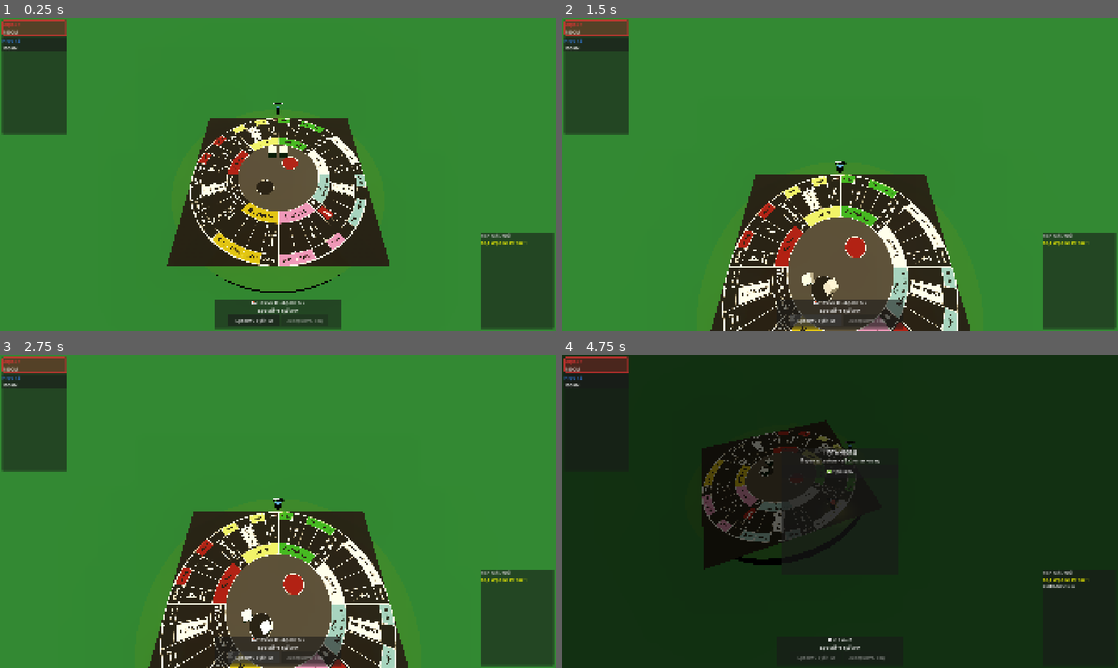
Above: before the commit, frames 1-4 (two rows, left to right).
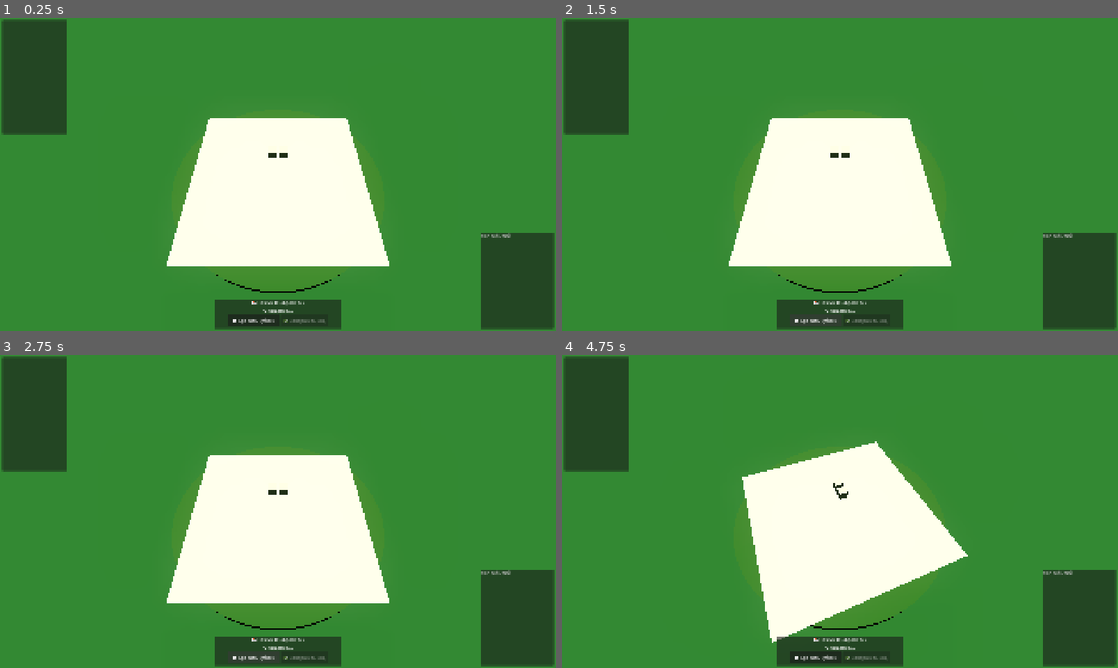
Above: after the commit, the same moments.

Repository: Arnatik76/MonopolyQapshagai
Game: Godot game, scene res://scenes/Main.tscn
The game is run twice, just before and just after one commit, with the same random seed, the same clock (stepped at 60 frames per second) and the same inputs.
Inputs (mouse positions are in pixels of both pictures, inside the frame that each line leads up to):
- Up to frame 1 (0.25 s): no input
- Up to frame 2 (1.5 s): click "Бросить кубики" (after the commit: "🎲 Бросить кубики") at 0.5 s; click "Бросить кубики" (after the commit: "🎲 Бросить кубики") at 1.25 s
- Up to frame 3 (2.75 s): click "Бросить кубики" (after the commit: "🎲 Бросить кубики") at 2 s
- Up to frame 4 (4.75 s): tap Enter at 2.75 s; move the mouse to (962, 495) at 2.77 s; hold Q (rotate_camera_left) 2.78-3.53 s; click (962, 495) at 2.92 s; move the mouse to (728, 527) at 3.52 s; tap E (rotate_camera_right) at 3.6 s; click (728, 527) at 3.67 s; move the mouse to (895, 442) at 4.27 s; hold Q (rotate_camera_left) from 4.28 s (still down); click (895, 442) at 4.42 s

The runs differ from the first frame. In frame 1, 15% of the frame differs, in the area x 0-95%, y 0-98%; in frame 2, 23%; in frame 3, 23%; in frame 4, 99%, in the area x 0-100%, y 0-100%.
Error after the commit: Parse Error: Cannot infer the type of "renderer" variable because the value doesn't have a set type. (res://scripts/game/Board3D.gd:34)

Commit message:
Fix hanging in jail and making an extra move after escaping with a double

Diff:
--- a/scenes/game/Board3D.tscn
+++ b/scenes/game/Board3D.tscn
@@ -1,7 +1,6 @@
 [gd_scene format=3 uid="uid://board3d"]
 
 [ext_resource type="Script" uid="uid://cx6la6eppxya2" path="res://scripts/game/Board3D.gd" id="1_board_script"]
-[ext_resource type="Texture2D" uid="uid://d2k3mcueh3lsa" path="res://assets/textures/Frame 1.png" id="2_h0cip"]
 [ext_resource type="Script" uid="uid://bt64jlqvof30i" path="res://scripts/game/TurnStateMachine.gd" id="2_tsm_script"]
 [ext_resource type="Script" uid="uid://c06dhx57rw6ah" path="res://scripts/game/CameraController.gd" id="3_cam_script"]
 [ext_resource type="PackedScene" uid="uid://diceroller3d" path="res://scenes/game/DiceRoller3D.tscn" id="4_dice"]
@@ -37,7 +36,6 @@
 size = Vector2(10, 10)
 
 [sub_resource type="StandardMaterial3D" id="StandardMaterial3D_kt1dx"]
-albedo_texture = ExtResource("2_h0cip")
 
 [node name="Board3D" type="Node3D" unique_id=433132242 groups=["board"]]
 script = ExtResource("1_board_script")
@@ -59,7 +57,7 @@
 [node name="CellMarkers" type="Node3D" parent="BoardDisc" unique_id=753145805]
 
 [node name="BoardTop" type="MeshInstance3D" parent="BoardDisc" unique_id=733314855]
-transform = Transform3D(1, 0, 0, 0, 1, 0, 0, 0, 1, 0.026, 0.026, 0.026)
+transform = Transform3D(1, 0, 0, 0, 1, 0, 0, 0, 1, 0, 0.026, 0)
 mesh = SubResource("PlaneMesh_qpfse")
 surface_material_override/0 = SubResource("StandardMaterial3D_kt1dx")
 
--- a/scripts/game/Board3D.gd
+++ b/scripts/game/Board3D.gd
@@ -19,8 +19,38 @@
 	SignalBus.player_moved.connect(_on_player_moved)
 	SignalBus.move_player_requested.connect(_on_move_player_requested)
 
-	# Передаём dice_roller машине состояний
 	turn_state_machine.set_dice_roller(dice_roller)
+	_setup_board_texture()
+
+func _setup_board_texture() -> void:
+	# Создаём SubViewport 2048×2048 с процедурной отрисовкой поля
+	var vp := SubViewport.new()
+	vp.name = "BoardViewport"
+	vp.size = Vector2i(2048, 2048)
+	vp.transparent_bg = false
+	vp.render_target_update_mode = SubViewport.UPDATE_ALWAYS
+	add_child(vp)
+
+	var renderer := load("res://scripts/game/BoardRenderer.gd").new()
+	vp.add_child(renderer)
+
+	# Ждём два кадра — SubViewport должен отрендериться
+	await get_tree().process_frame
+	await get_tree().process_frame
+
+	# Применяем текстуру к BoardTop (PlaneMesh поверх диска)
+	var board_top := get_node_or_null("BoardDisc/BoardTop") as MeshInstance3D
+	if board_top:
+		var mat := StandardMaterial3D.new()
+		mat.albedo_texture = vp.get_texture()
+		# Убираем ambient_occlusion чтобы тёмные участки не были слишком тёмными
+		mat.shading_mode = BaseMaterial3D.SHADING_MODE_UNSHADED
+		board_top.set_surface_override_material(0, mat)
+		# После применения можно остановить обновление (поле статично)
+		vp.render_target_update_mode = SubViewport.UPDATE_ONCE
+		print("Board3D: текстура поля применена")
+	else:
+		push_error("Board3D: нода BoardDisc/BoardTop не найдена")
 
 func spawn_tokens() -> void:
 	# Вызывается после setup_players() в PlayerManager
--- /dev/null
+++ b/scripts/game/BoardRenderer.gd
@@ -0,0 +1,260 @@
+extends Node2D
+
+# Рисует игровое поле процедурно в SubViewport 2048×2048
+
+const CENTER     := Vector2(1024.0, 1024.0)
+const R_OUTER    := 950.0   # внешний край клеток
+const R_STRIPE   :=  855.0  # цветная полоса группы (для PROPERTY)
+const R_INNER    :=  330.0  # внутренний край клеток / граница центра
+const R_TEXT     :=  640.0  # радиус текста названия
+const CELL_COUNT := 36
+const CELL_ANGLE := TAU / CELL_COUNT
+const ARC_SEGS   := 14      # точность дуг
+
+const BORDER_COL  := Color(0.08, 0.08, 0.08, 1.0)
+const BORDER_W    := 3.5
+
+# Основные цвета заливки клеток
+const BG_CELL := Color(0.10, 0.28, 0.12)   # тёмно-зелёный фон
+
+# Цвета цветовых групп (полоса)
+const GROUP_COLOR: Dictionary = {
+	"YELLOW": Color(0.97, 0.86, 0.06),
+	"GREEN":  Color(0.18, 0.78, 0.28),
+	"WHITE":  Color(0.90, 0.90, 0.90),
+	"BLUE":   Color(0.22, 0.46, 0.95),
+	"PINK":   Color(0.96, 0.38, 0.74),
+	"ORANGE": Color(0.97, 0.54, 0.08),
+	"GRAY":   Color(0.54, 0.54, 0.60),
+	"RED":    Color(0.93, 0.14, 0.14),
+}
+
+# Цвета особых клеток
+const SPECIAL_COLOR: Dictionary = {
+	"START":      Color(0.92, 0.78, 0.08),
+	"JAIL":       Color(0.44, 0.44, 0.50),
+	"GO_TO_JAIL": Color(0.80, 0.10, 0.10),
+	"BETS":       Color(0.10, 0.10, 0.10),
+	"CHANCE":     Color(0.90, 0.76, 0.10),
+	"EVENT":      Color(0.55, 0.08, 0.82),
+	"HOTEL":      Color(0.32, 0.20, 0.08),
+}
+
+var _font: Font
+var _font_bold: Font
+var _cells: Array = []
+
+func _ready() -> void:
+	_font      = ThemeDB.fallback_font
+	_font_bold = ThemeDB.fallback_font
+	_load_json()
+
+func _load_json() -> void:
+	var f := FileAccess.open("res://data/board_cells.json", FileAccess.READ)
+	if not f:
+		push_error("BoardRenderer: board_cells.json не найден")
+		return
+	var js := JSON.new()
+	js.parse(f.get_as_text())
+	f.close()
+	_cells = js.data as Array
+	queue_redraw()
+
+# ─── Главная функция отрисовки ─────────────────────────────────────────
+
+func _draw() -> void:
+	# Фон
+	draw_circle(CENTER, R_OUTER + 30, Color(0.04, 0.18, 0.06))
+
+	# Клетки
+	for cell in _cells:
+		_draw_cell_bg(cell)
+
+	# Внешняя обводка
+	_draw_ring(R_OUTER, 5.0, BORDER_COL)
+
+	# Центральный хаб (Чёрное / Красное)
+	_draw_center()
+
+	# Обводка центра
+	_draw_ring(R_INNER, 4.0, BORDER_COL)
+
+	# Текст поверх всего
+	for cell in _cells:
+		_draw_cell_text(cell)
+
+# ─── Фон одной клетки ──────────────────────────────────────────────────
+
+func _draw_cell_bg(cell: Dictionary) -> void:
+	var idx: int   = cell.get("index", 0)
+	var ctype: String = cell.get("type", "START")
+	var group: String = cell.get("color_group", "NONE")
+
+	var a0 := CELL_ANGLE * idx - PI / 2.0
+	var a1 := a0 + CELL_ANGLE
+
+	# Основная заливка
+	var fill := _cell_fill_color(ctype, group)
+	draw_colored_polygon(_sector(R_INNER, R_OUTER, a0, a1), fill)
+
+	# Цветная полоса для PROPERTY / HOTEL
+	if ctype == "PROPERTY":
+		var stripe := GROUP_COLOR.get(group, BG_CELL)
+		draw_colored_polygon(_sector(R_STRIPE, R_OUTER, a0, a1), stripe)
+		_ring_arc(R_STRIPE, a0, a1, 2.0, BORDER_COL)
+
+	elif ctype == "HOTEL":
+		draw_colored_polygon(_sector(R_STRIPE, R_OUTER, a0, a1), SPECIAL_COLOR["HOTEL"])
+		_ring_arc(R_STRIPE, a0, a1, 2.0, BORDER_COL)
+
+	# Радиальные линии-границы
+	_radial(a0, R_INNER, R_OUTER, BORDER_COL)
+	_radial(a1, R_INNER, R_OUTER, BORDER_COL)
+
+# ─── Текст клетки ──────────────────────────────────────────────────────
+
+func _draw_cell_text(cell: Dictionary) -> void:
+	var idx: int      = cell.get("index", 0)
+	var ctype: String = cell.get("type", "START")
+	var group: String = cell.get("color_group", "NONE")
+	var price: int    = cell.get("price", 0)
+
+	var a0  := CELL_ANGLE * idx - PI / 2.0
+	var a1  := a0 + CELL_ANGLE
+	var mid := (a0 + a1) * 0.5
+
+	# Радиус текста: ниже если есть полоса
+	var tr := R_TEXT
+	if ctype in ["PROPERTY", "HOTEL"]:
+		tr = (R_INNER + R_STRIPE) * 0.5
+
+	var pos := CENTER + Vector2(cos(mid), sin(mid)) * tr
+
+	# Вращение: тангенциально, всегда читаемо
+	var rot := mid + PI / 2.0
+	if sin(mid) > 0.001:
+		rot = mid - PI / 2.0
+
+	# Цвет текста
+	var tcol := Color.WHITE
+	if group in ["WHITE", "GRAY"]:
+		tcol = Color(0.08, 0.08, 0.08)
+
+	var lines := _cell_lines(cell)
+	_draw_text_block(pos, rot, lines, tcol, 20)
+
+	# Цена
+	if price > 0:
+		var extra := lines.size() * 24 + 4
+		_draw_text_single(pos, rot, "%dМ" % price, Color(1.0, 0.90, 0.20), 18, extra)
+
+# ─── Центральный хаб (Ставки Ч/К) ─────────────────────────────────────
+
+func _draw_center() -> void:
+	# Левая половина — Чёрное
+	draw_colored_polygon(_sector(0, R_INNER - 15, PI / 2.0, PI * 1.5), Color(0.08, 0.08, 0.08))
+	# Правая половина — Красное
+	draw_colored_polygon(_sector(0, R_INNER - 15, -PI / 2.0, PI / 2.0), Color(0.78, 0.06, 0.06))
+
+	# Надписи
+	var fs := 34
+	draw_set_transform(CENTER + Vector2(-160, -18), 0.0, Vector2.ONE)
+	draw_string(_font_bold, Vector2(-90, 0), "ЧЁРНОЕ",
+			HORIZONTAL_ALIGNMENT_CENTER, 180, fs, Color.WHITE)
+	draw_set_transform(CENTER + Vector2(160, -18), 0.0, Vector2.ONE)
+	draw_string(_font_bold, Vector2(-90, 0), "КРАСНОЕ",
+			HORIZONTAL_ALIGNMENT_CENTER, 180, fs, Color.WHITE)
+
+	# Декоративный бриллиант по центру
+	draw_set_transform(CENTER, 0.0, Vector2.ONE)
+	draw_string(_font_bold, Vector2(-20, 10), "♦", HORIZONTAL_ALIGNMENT_CENTER, 40, 36,
+			Color(1.0, 0.88, 0.20))
+
+	draw_set_transform(Vector2.ZERO, 0.0, Vector2.ONE)
+
+# ─── Вспомогательные функции отрисовки ────────────────────────────────
+
+func _draw_text_block(center_pos: Vector2, rot: float,
+		lines: Array[String], col: Color, fsize: int) -> void:
+	var lh := fsize + 6
+	var total := lines.size() * lh
+	draw_set_transform(center_pos, rot, Vector2.ONE)
+	for i in lines.size():
+		var y := -total / 2.0 + i * lh + lh * 0.5
+		draw_string(_font_bold, Vector2(-120, y), lines[i],
+				HORIZONTAL_ALIGNMENT_CENTER, 240, fsize, col)
+	draw_set_transform(Vector2.ZERO, 0.0, Vector2.ONE)
+
+func _draw_text_single(center_pos: Vector2, rot: float, text: String,
+		col: Color, fsize: int, offset_px: int) -> void:
+	draw_set_transform(center_pos, rot, Vector2.ONE)
+	draw_string(_font, Vector2(-100, -offset_px / 2.0 + offset_px),
+			text, HORIZONTAL_ALIGNMENT_CENTER, 200, fsize, col)
+	draw_set_transform(Vector2.ZERO, 0.0, Vector2.ONE)
+
+# ─── Геометрия ─────────────────────────────────────────────────────────
+
+func _sector(r_in: float, r_out: float, a_from: float, a_to: float) -> PackedVector2Array:
+	var pts := PackedVector2Array()
+	for i in range(ARC_SEGS + 1):
+		var a := lerp(a_from, a_to, float(i) / ARC_SEGS)
+		pts.append(CENTER + Vector2(cos(a), sin(a)) * r_out)
+	for i in range(ARC_SEGS + 1):
+		var a := lerp(a_to, a_from, float(i) / ARC_SEGS)
+		pts.append(CENTER + Vector2(cos(a), sin(a)) * r_in)
+	return pts
+
+func _radial(angle: float, r_in: float, r_out: float, col: Color) -> void:
+	draw_line(
+		CENTER + Vector2(cos(angle), sin(angle)) * r_in,
+		CENTER + Vector2(cos(angle), sin(angle)) * r_out,
+		col, BORDER_W)
+
+func _draw_ring(radius: float, width: float, col: Color) -> void:
+	var pts := PackedVector2Array()
+	for i in range(64):
+		var a := TAU * i / 64.0
+		pts.append(CENTER + Vector2(cos(a), sin(a)) * radius)
+	draw_polyline(pts, col, width, true)
+
+func _ring_arc(radius: float, a0: float, a1: float, width: float, col: Color) -> void:
+	var pts := PackedVector2Array()
+	for i in range(ARC_SEGS + 1):
+		var a := lerp(a0, a1, float(i) / ARC_SEGS)
+		pts.append(CENTER + Vector2(cos(a), sin(a)) * radius)
+	draw_polyline(pts, col, width, false)
+
+# ─── Данные ────────────────────────────────────────────────────────────
+
+func _cell_fill_color(ctype: String, group: String) -> Color:
+	if ctype in SPECIAL_COLOR:
+		return SPECIAL_COLOR[ctype]
+	if ctype == "PROPERTY":
+		return BG_CELL
+	if ctype == "HOTEL":
+		return BG_CELL.darkened(0.1)
+	return BG_CELL
+
+func _cell_lines(cell: Dictionary) -> Array[String]:
+	var ctype: String = cell.get("type", "START")
+	var name: String  = cell.get("name", "")
+
+	match ctype:
+		"START":      return ["ВПЕРЁД!"]
+		"JAIL":       return ["ТЮРЬМА", "просто визит"]
+		"GO_TO_JAIL": return ["В", "ТЮРЬМУ!"]
+		"BETS":       return ["СТАВКИ"]
+		"CHANCE":     return ["ШАНС"]
+		"EVENT":      return ["СОБЫТИЕ"]
+
+	# PROPERTY / HOTEL — разбиваем "Лото — Silver-стол"
+	if " — " in name:
+		var parts := name.split(" — ", false, 1)
+		var casino := parts[0].to_upper()
+		var tier   := parts[1] if parts.size() > 1 else ""
+		var result: Array[String] = [casino, tier]
+		return result
+
+	# Запасной вариант
+	var result: Array[String] = [name]
+	return result
--- a/scripts/game/TurnStateMachine.gd
+++ b/scripts/game/TurnStateMachine.gd
@@ -53,8 +53,8 @@
 		if is_double:
 			player.is_in_jail = false
 			player.jail_turns_remaining = 0
+			player.doubles_streak = 3  # выход из тюрьмы дублем не даёт дополнительный ход
 			SignalBus.player_freed.emit(player_index)
-			# Идём на сумму дубля, но без повторного хода за дубль
 			GameState.set_phase(GameState.TurnPhase.MOVING)
 			var target_jail: int = (player.cell_position + a + b) % BoardData.CELL_COUNT
 			_move_player(player_index, target_jail)
--- a/scripts/ui/HUD.gd
+++ b/scripts/ui/HUD.gd
@@ -70,7 +70,6 @@
 	_add_log("[color=yellow]Ход игрока: %s[/color]" % player.name)
 
 	_reset_buttons()
-	roll_button.disabled = false
 
 	# Принудительно обновляем все балансы
 	for i in PlayerManager.player_count:
@@ -78,8 +77,19 @@
 		if lbl:
 			lbl.text = "%dМ" % PlayerManager.get_balance(i)
 
-	# Обновляем фазу
-	phase_label.text = "Бросайте кубики"
+	if player.is_in_jail:
+		var attempt := 4 - player.jail_turns_remaining
+		_add_log("[color=orange]%s в тюрьме (попытка %d/3)[/color]" % [player.name, attempt])
+		roll_button.text = "Бросить (дубль?)"
+		roll_button.disabled = false
+		end_turn_button.text = "Заплатить 50М"
+		end_turn_button.disabled = false
+		end_turn_button.set_meta("jail_pay", true)
+		end_turn_button.set_meta("jail_player", player_index)
+		phase_label.text = "В тюрьме — попытка %d/3" % attempt
+	else:
+		roll_button.disabled = false
+		phase_label.text = "Бросайте кубики"
 
 	# Выделяем карточку активного игрока
 	for i in _player_cards.size():
@@ -133,6 +143,13 @@
 		roll_button.remove_meta("buy_player")
 		_reset_buttons()
 		tsm.buy_property(p_idx, cell_idx)
+		return
+
+	if GameState.current_phase == GameState.TurnPhase.JAIL_DECISION:
+		var tsm: Node = get_tree().get_first_node_in_group("turn_sm")
+		if tsm:
+			roll_button.disabled = true
+			tsm.jail_roll_dice()
 		return
 
 	if GameState.current_phase == GameState.TurnPhase.WAIT_FOR_ROLL:
@@ -171,7 +188,14 @@
 	if not tsm:
 		return
 
-	if end_turn_button.has_meta("decline_mode"):
+	if end_turn_button.has_meta("jail_pay"):
+		var p_idx: int = end_turn_button.get_meta("jail_player")
+		end_turn_button.remove_meta("jail_pay")
+		end_turn_button.remove_meta("jail_player")
+		_reset_buttons()
+		tsm.pay_jail_fine(p_idx)
+
+	elif end_turn_button.has_meta("decline_mode"):
 		var cell_idx: int = end_turn_button.get_meta("decline_cell")
 		var p_idx: int = end_turn_button.get_meta("decline_player")
 		end_turn_button.remove_meta("decline_mode")
@@ -199,6 +223,9 @@
 		roll_button.remove_meta("buy_player")
 	end_turn_button.text = "Завершить ход"
 	end_turn_button.disabled = true
+	if end_turn_button.has_meta("jail_pay"):
+		end_turn_button.remove_meta("jail_pay")
+		end_turn_button.remove_meta("jail_player")
 
 func _on_game_message(text: String) -> void:
 	_add_log("[color=gray]%s[/color]" % text)
